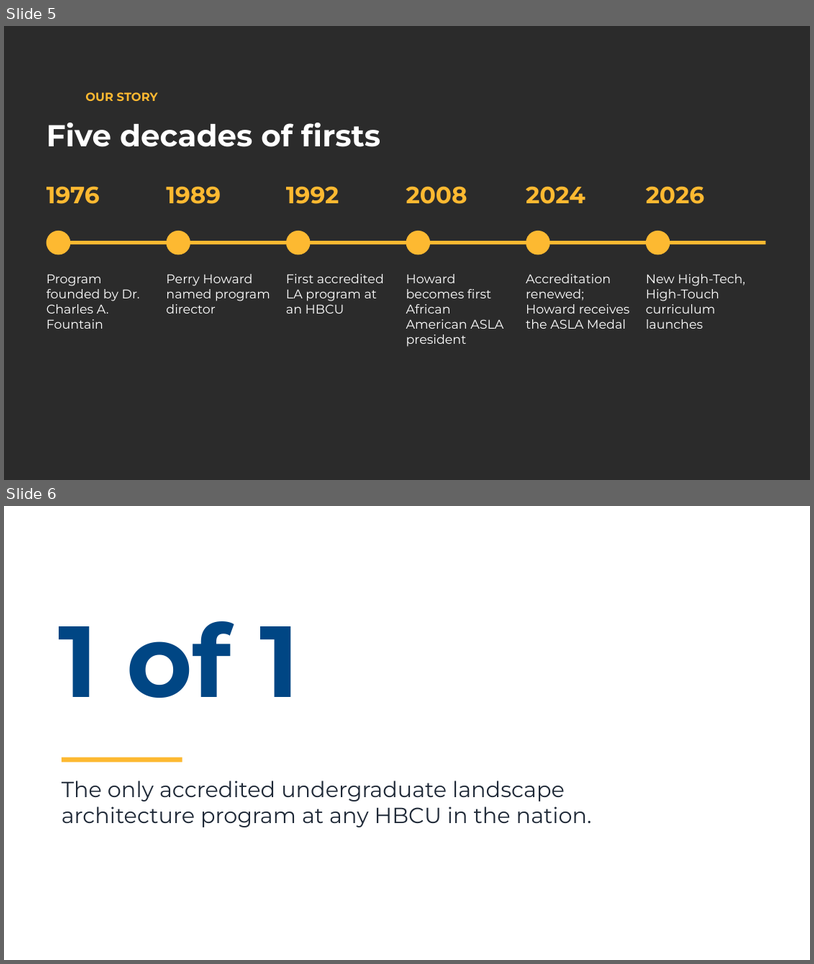
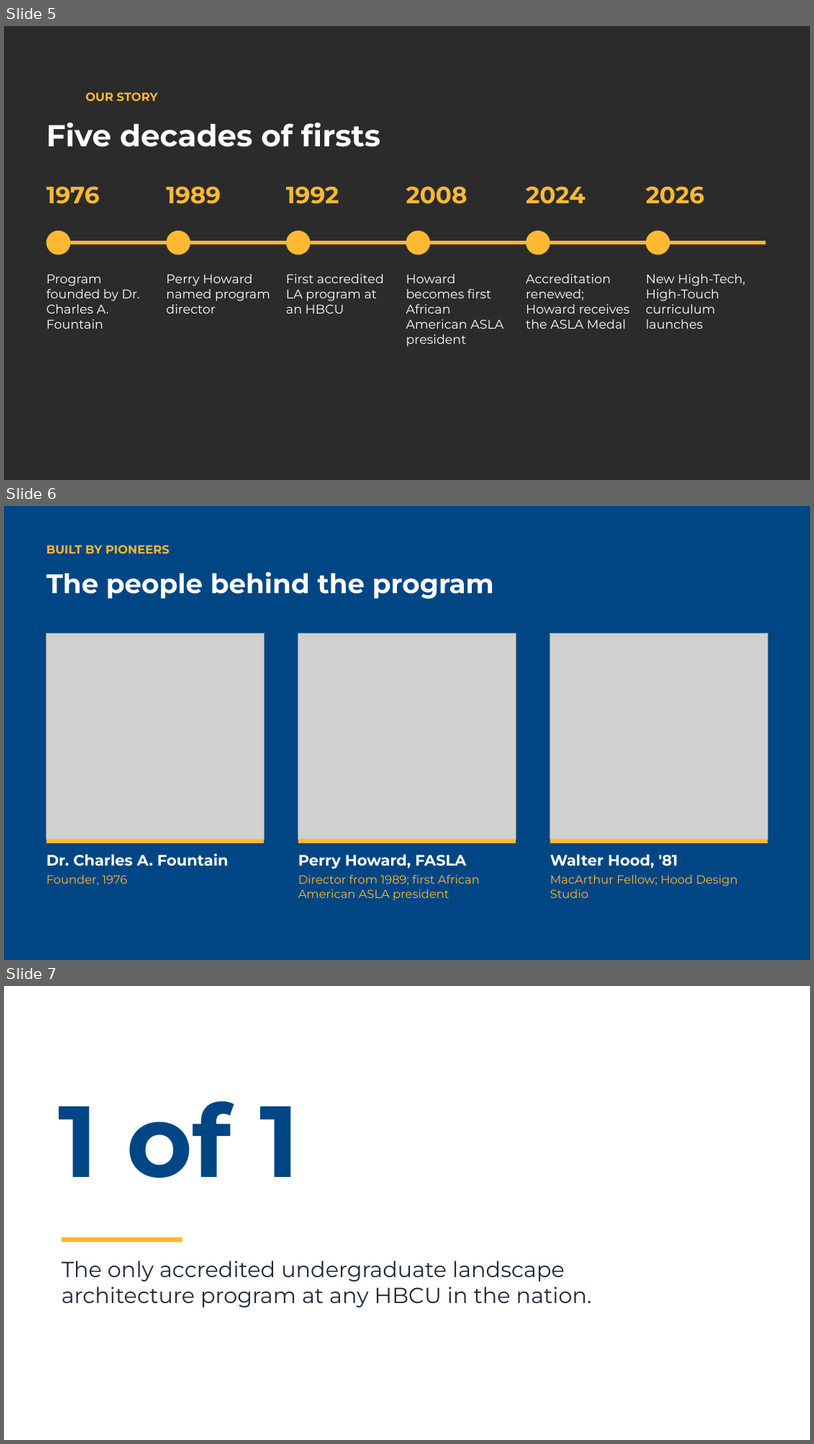
Before and after one commit to ncatlandarch-droid/ncat-landreth-farm-expansion, a slide deck: recruiting/NCAT_Landscape_Architecture_Recruiting.pptx. Shown one above the other, each under a label of ours: slides 5 and 6 before the commit, slides 5, 6 and 7 after it. The pictures are 814x964 and 814x1444 pixels, drawn with LibreOffice and Linux fonts; fonts in the diff are those of the drawing; grey boxes stand for pictures; background and template pictures are left out; a plain dark background stands for a picture behind light text. Boxes give left, top, right and bottom in pixels: in the first picture for what was removed or moved away, otherwise in the second. Text is boxed around its words. In the diff, an @@ line names an element or a change of style, - is before the commit and + after.

```diff
--- a/recruiting/NCAT_Landscape_Architecture_Recruiting.pptx
+++ b/recruiting/NCAT_Landscape_Architecture_Recruiting.pptx
@@ slide 6 added at <box>4,506,810,960</box>, background #FFFFFF @@
@@ rectangle added at <box>4,506,810,960</box>, fill #004684 @@
@@ text added at <box>46,545,170,554</box>, 14 pt, text #FDB931, bold @@
+BUILT BY PIONEERS
@@ text added at <box>46,572,494,599</box>, 32 pt, text #FFFFFF, bold @@
+The people behind the program
@@ picture added at <box>46,633,264,839</box> @@
@@ picture added at <box>298,633,517,839</box> @@
@@ picture added at <box>550,633,768,839</box> @@
@@ rectangle added at <box>46,839,264,843</box>, fill #FDB931 @@
@@ rectangle added at <box>298,839,517,843</box>, fill #FDB931 @@
@@ rectangle added at <box>550,839,768,843</box>, fill #FDB931 @@
@@ text added at <box>46,853,229,885</box>, 18 pt, text #FFFFFF, bold @@
+Dr. Charles A. Fountain
+Founder, 1976
@@ text added at <box>298,854,480,900</box>, 14 pt, text #FDB931 @@
+Perry Howard, FASLA
+Director from 1989; first African American ASLA president
@@ text added at <box>550,854,738,898</box>, 14 pt, text #FDB931 @@
+Walter Hood, '81
+MacArthur Fellow; Hood Design Studio
@@ what was slide 6 is now slide 7 @@
```
Also in this commit, not shown: 4 slides changed.
